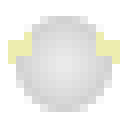
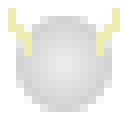
Layers edited between the first and the second 128px x 128px image:
hid "WingsFlap3" over box(8, 32, 120, 64)
added layer "WingsFlap0" above "blackbeggar.png" over box(8, 8, 120, 56)
